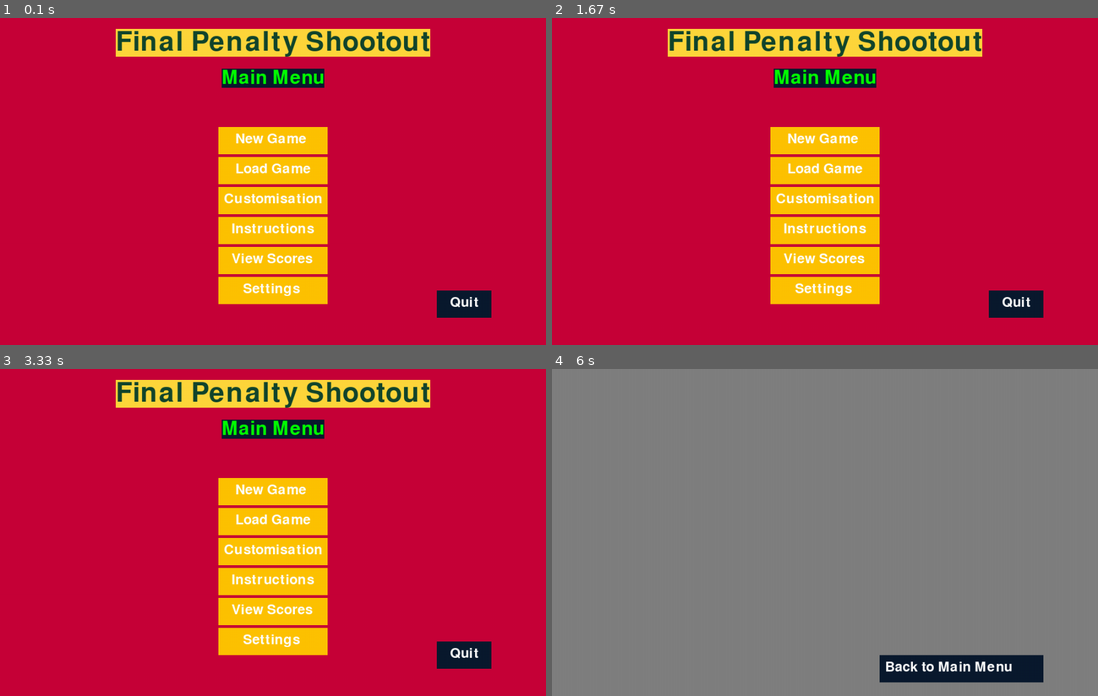
Above: before the commit, frames 1-4 (two rows, left to right).
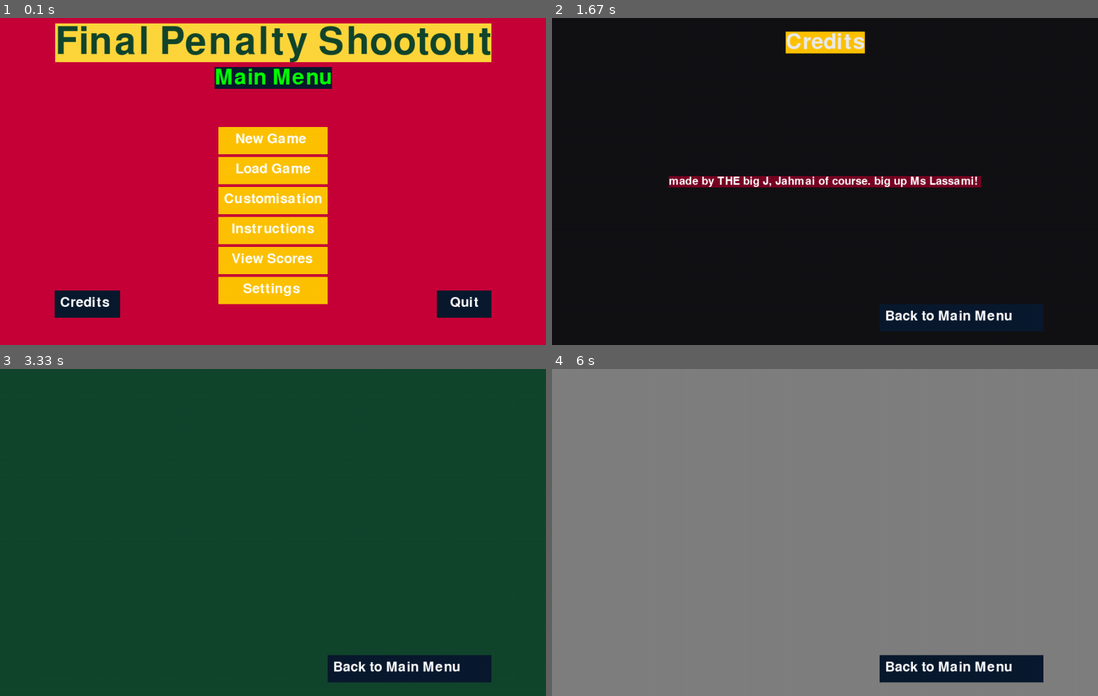
Above: after the commit, the same moments.

Repository: Jahmai-NW/sixth_form_programming
Game: pygame game, started from Football_Solution/project.py
The game is run twice, just before and just after one commit, with the same random seed, the same clock (stepped at 60 frames per second) and the same inputs.
Inputs (mouse positions are in pixels of both pictures, inside the frame that each line leads up to):
- Up to frame 1 (0.1 s): no input
- Up to frame 2 (1.67 s): press the mouse at (825, 171) at 0.37 s; move the mouse to (830, 224) at 0.47 s; release the mouse at (841, 279) at 0.6 s; press the mouse at (961, 318) at 0.7 s; move the mouse to (803, 210) at 0.8 s; release the mouse at (639, 103) at 0.93 s; press the mouse at (961, 318) at 1.03 s; move the mouse to (885, 220) at 1.13 s; release the mouse at (808, 125) at 1.27 s; press the mouse at (639, 302) at 1.37 s; move the mouse to (639, 181) at 1.47 s; release the mouse at (644, 60) at 1.6 s
- Up to frame 3 (3.33 s): press the mouse at (409, 669) at 1.7 s; move the mouse to (305, 575) at 1.8 s; release the mouse at (207, 483) at 1.93 s; press the mouse at (409, 669) at 2.03 s; move the mouse to (442, 633) at 2.13 s; release the mouse at (475, 597) at 2.27 s; press the mouse at (273, 489) at 2.37 s; move the mouse to (207, 571) at 2.47 s; release the mouse at (141, 656) at 2.6 s; press the mouse at (409, 669) at 2.7 s; move the mouse to (360, 568) at 2.8 s; release the mouse at (305, 467) at 2.93 s; press the mouse at (273, 610) at 3.03 s; move the mouse to (218, 532) at 3.13 s; release the mouse at (169, 454) at 3.27 s
- Up to frame 4 (6 s): press the mouse at (961, 669) at 3.37 s; move the mouse to (895, 568) at 3.47 s; release the mouse at (830, 470) at 3.6 s; click (792, 633) at 3.72 s; press the mouse at (961, 669) at 4.53 s; move the mouse to (934, 656) at 4.63 s; release the mouse at (906, 646) at 4.77 s; press the mouse at (825, 489) at 4.87 s; move the mouse to (885, 561) at 4.97 s; release the mouse at (945, 633) at 5.1 s; press the mouse at (961, 669) at 5.2 s; move the mouse to (917, 548) at 5.3 s; release the mouse at (868, 427) at 5.43 s; press the mouse at (961, 669) at 5.53 s; move the mouse to (906, 591) at 5.63 s; release the mouse at (857, 516) at 5.77 s; press the mouse at (825, 552) at 5.87 s; move the mouse to (830, 571) at 5.97 s

The runs differ from the first frame. In frame 1, 8.9% of the frame differs, in the area x 10-90%, y 1-92%; in frame 2, 99%, in the area x 0-100%, y 0-100%; in frame 3, 99%; in frame 4, nothing differs.

Commit message:
credits done/other screens need progressing

Diff:
--- a/Football_Solution/project.py
+++ b/Football_Solution/project.py
@@ -12,18 +12,31 @@
 
 
 
-titlePanel = pygame.Surface((500, 600)) #creates a new surface object with the specified size (500, 600) which can be used to draw on and display on the screen
-font = pygame.font.Font('freesansbold.ttf', 50) #creates a font object with the specified font file and size
+# titlePanel #####################
+font = pygame.font.Font('freesansbold.ttf', 70) #creates a font object with the specified font file and size
 titleMessage = font.render("Final Penalty Shootout", True, 	(18, 70, 45), (255, 215, 60)) #creates a text message to be displayed on the screen, with the text "Final Penalty Shootout", in colour (18, 70, 45) with a background colour of (255, 215, 60)
 titleRect = titleMessage.get_rect() #this gets the rectangular area of the title message
 titleRect.center = (500, 45) #coordinates of the center of the title message
 
-mainMenuPanel = pygame.Surface((500, 400)) #creates a new surface object with the specified size (500, 400) which can be used to draw on and display on the screen
-font = pygame.font.Font('freesansbold.ttf', 35) #creates a font object with the specified font file and size
+# mainMenuPanel ##################
+font = pygame.font.Font('freesansbold.ttf', 40) #creates a font object with the specified font file and size
 mainMenuMessage = font.render("Main Menu", True, (0, 255, 0), (10, 26, 47)) #creates a text message to be displayed on the screen, with the text "Main Menu",
 mainMenuRect = mainMenuMessage.get_rect() #this gets the rectangular area of the main menu message
 mainMenuRect.center = (500, 110) #coordinates of the center of the main menu message
 
+# creditsPanel ###################
+font = pygame.font.Font('freesansbold.ttf', 40) #creates a font object with the specified font file and size
+creditsTitle = font.render("Credits", True, (235, 235, 235), (255, 195, 0))
+creditsTitleRect = creditsTitle.get_rect()
+creditsTitleRect.center = (500, 45)
+
+font = pygame.font.Font('freesansbold.ttf', 20) #creates a font object with the specified font file and size
+creditsMessage1 = font.render("made by THE big J, Jahmai of course. big up Ms Lassami! ", True, (255, 255, 255), (120, 0, 35))
+credits1Rect = creditsMessage1.get_rect()
+credits1Rect.center = (500, 300)
+
+
+
 
 newGameButton = ButtonCreation(400, 200, 200, 50, "   New Game", (255, 195, 0), (0, 128, 128)) #creates a new button object with the specified position (500, 300), size (400, 200), text "New Game", colour (0, 255, 0) and hover colour (0, 128, 128)
 
@@ -41,24 +54,19 @@
 
 backtoMainMenuButton = ButtonCreation(600, 525, 300, 50, "Back to Main Menu", (10, 26, 47), (212, 162, 0))
 
-#############################################################################
-
-
-def instructionsScreen():
-    screen.fill((18, 70, 45))
-    pygame.display.update()
-
-def viewScoresScreen():
-    while True:
-
-        screen.fill((18))
-
-
-################################################################################
-
-
-running = True
-current_screen = "main_menu"
+creditsButton = ButtonCreation(100, 500, 120, 50, "Credits", (10, 26, 47), (212, 162, 0))
+
+
+
+
+#################################################################################################################
+
+
+
+
+
+running = True #running set to true
+current_screen = "main_menu" #current_screen variable to "main_menu" string
 
 while running: #as long as running is true
     # poll for events
@@ -67,11 +75,14 @@
 
         if current_screen == "main_menu":
 
+            # fill the screen with a color to wipe away anything from last frame
+            screen.fill((199, 0, 57)) #fills the screen with a color
+
             if event.type == pygame.QUIT:
                 running = False #running is changed to False, meaning this loop stops
 
             if newGameButton.is_clicked():
-                print("New Game button clicked!")
+                current_screen = "create_new_game" #current_screen overwritten to "create_new_game" string
 
             if loadGameButton.is_clicked():
                 print("Loading Previous Slot....")
@@ -80,39 +91,52 @@
                 current_screen = "customisation"
 
             if instructionsButton.is_clicked():
-                print("Instructions instructions...")
-                # instructionsScreen()
+                current_screen = "instructions"
 
             if viewScoresButton.is_clicked():
-                print("Change whatever you want!")
-                # viewScoresScreen()
+                current_screen = "view_scores"
 
             if settingsButton.is_clicked():
                 current_screen = "settings"
 
+            if creditsButton.is_clicked():
+                current_screen = "credits"
+
             if quitButton.is_clicked():
-                running = False
+                running = False #running set to False
+
+
+        elif current_screen == "create_new_game":
+            screen.fill((18, 70, 45))
+            if backtoMainMenuButton.is_clicked():
+                current_screen = "main_menu"
 
         elif current_screen == "customisation":
+            screen.fill((128, 128, 128))
             if backtoMainMenuButton.is_clicked():
                 current_screen = "main_menu"
 
         elif current_screen == "settings":
+            screen.fill((18, 70, 45))
             if backtoMainMenuButton.is_clicked():
                 current_screen = "main_menu"
 
         elif current_screen == "instructions":
+            screen.fill((18, 70, 45))
             if backtoMainMenuButton.is_clicked():
                 current_screen = "main_menu"
 
         elif current_screen == "view_scores":
-            if backtoMainMenuButton.is_clicked():
-                current_screen = "main_menu"
-
-
-
-    # fill the screen with a color to wipe away anything from last frame
-        screen.fill((199, 0, 57)) #fills the screen with a color
+            screen.fill((18, 70, 45))
+            if backtoMainMenuButton.is_clicked():
+                current_screen = "main_menu"
+
+        elif current_screen == "credits":
+            screen.fill((18, 18, 22))
+            if backtoMainMenuButton.is_clicked():
+                current_screen = "main_menu"
+
+
 
     mouse_pos = pygame.mouse.get_pos()  # stores the (x,y) coordinates into
     # the variable as a tuple
@@ -124,31 +148,47 @@
         screen.blit(titleMessage, titleRect)
         screen.blit(mainMenuMessage, mainMenuRect)
 
-        newGameButton.draw(screen)
+        newGameButton.draw(screen) #draws buttons onto the screen
         loadGameButton.draw(screen)
         customisationButton.draw(screen)
         instructionsButton.draw(screen)
         viewScoresButton.draw(screen)
         settingsButton.draw(screen)
         quitButton.draw(screen)
+        creditsButton.draw(screen)
+
+
+    elif current_screen == "create_new_game":
+
+        backtoMainMenuButton.draw(screen)
 
 
     elif current_screen == "customisation":
 
-        screen.fill((128, 128, 128))
         backtoMainMenuButton.draw(screen)
 
 
     elif current_screen == "settings":
 
-        screen.fill((18, 70, 45))
         backtoMainMenuButton.draw(screen)
 
 
     elif current_screen == "instructions":
 
-        screen.fill((18, 70, 45))
-        backtoMainMenuButton.draw(screen)
+        backtoMainMenuButton.draw(screen)
+
+
+    elif current_screen == "view_scores":
+
+        backtoMainMenuButton.draw(screen)
+
+
+    elif current_screen == "credits":
+
+        screen.blit(creditsTitle, creditsTitleRect)
+        screen.blit(creditsMessage1, credits1Rect)
+        backtoMainMenuButton.draw(screen)
+
 
 
 
--- a/Football_Solution/tesssst.py
+++ b/Football_Solution/tesssst.py
@@ -1,3 +1,3 @@
 import pygame
 pygame.init()
-print("Pygame is working!")
+print(pygame.font.get_fonts())
